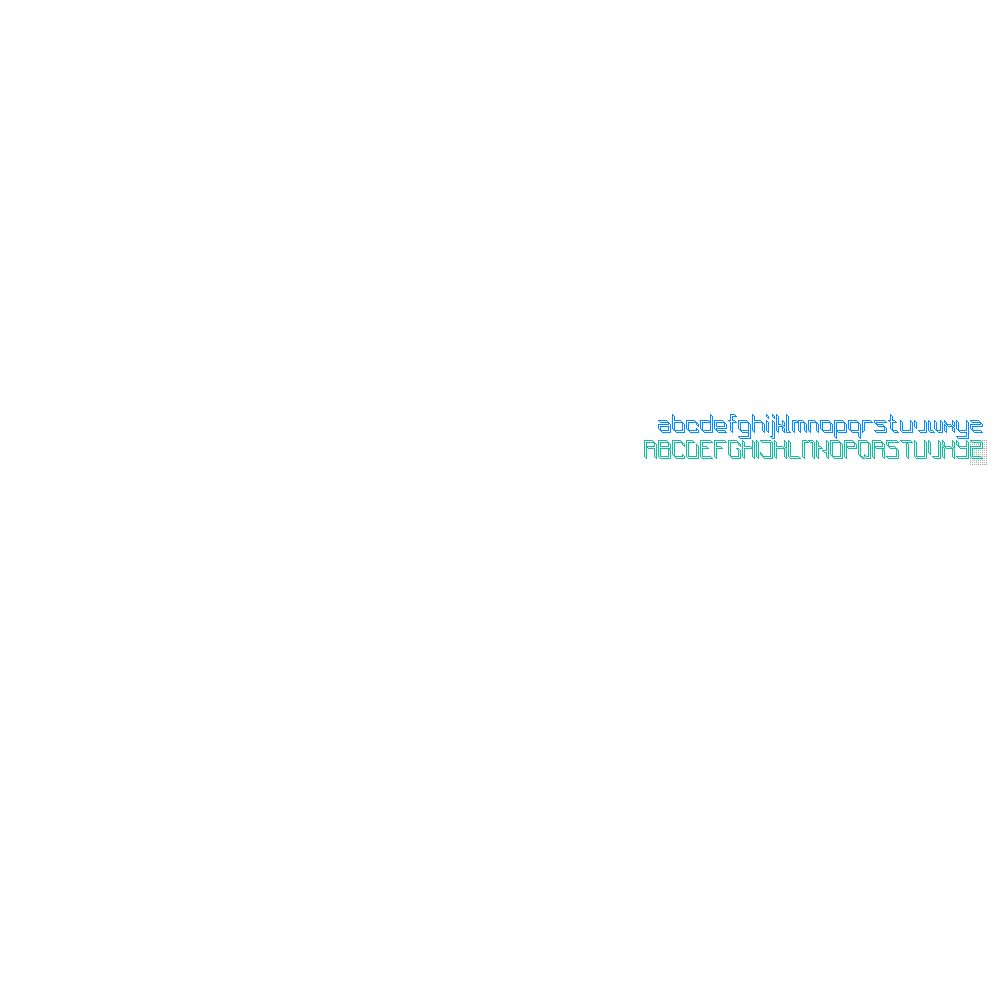
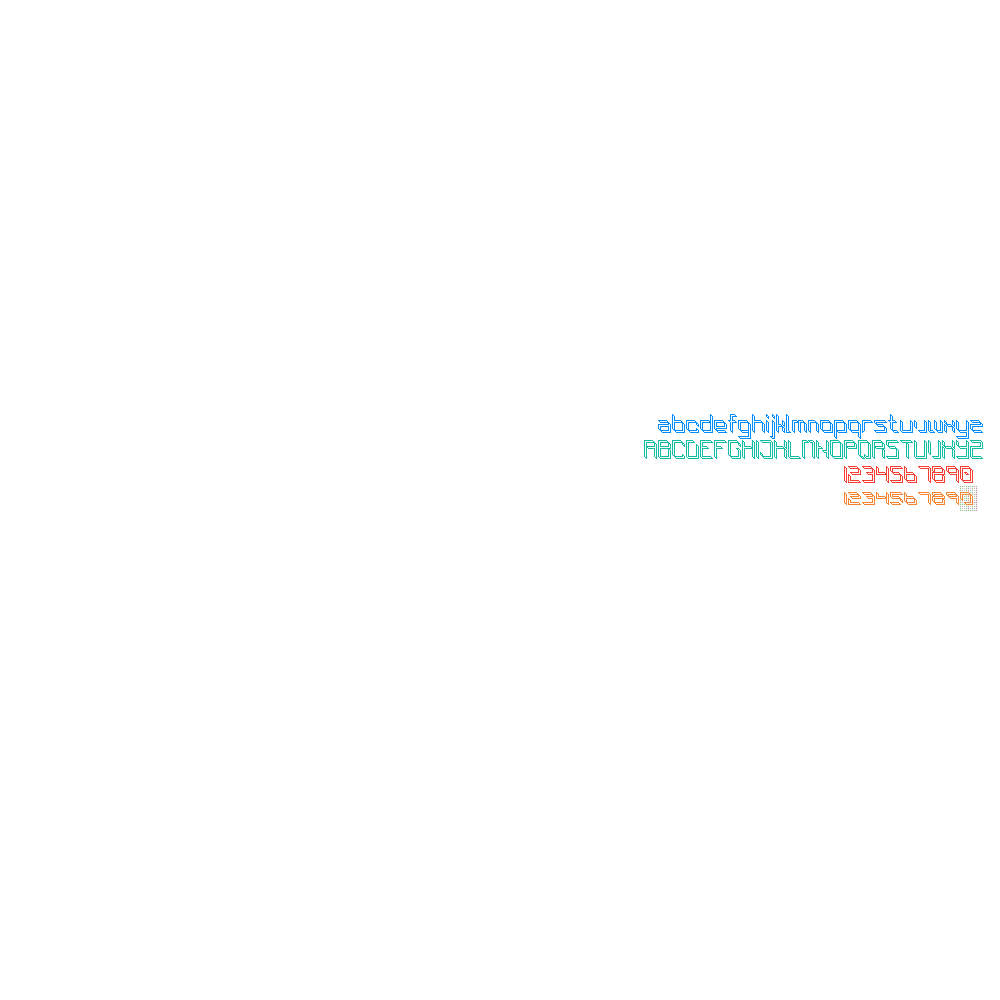
Before/after of a 1000×1000 layered artwork. What changed in the layer stack:
added layer "Digits...2" above "Digits" over [844, 492, 973, 505]
added layer "Digits" above "Uppercase" over [844, 466, 973, 483]
removed layer "Grid" (was 25%) over [970, 440, 987, 465]
"Guides": opacity 25% → 100%, painted on it over [960, 440, 987, 511]